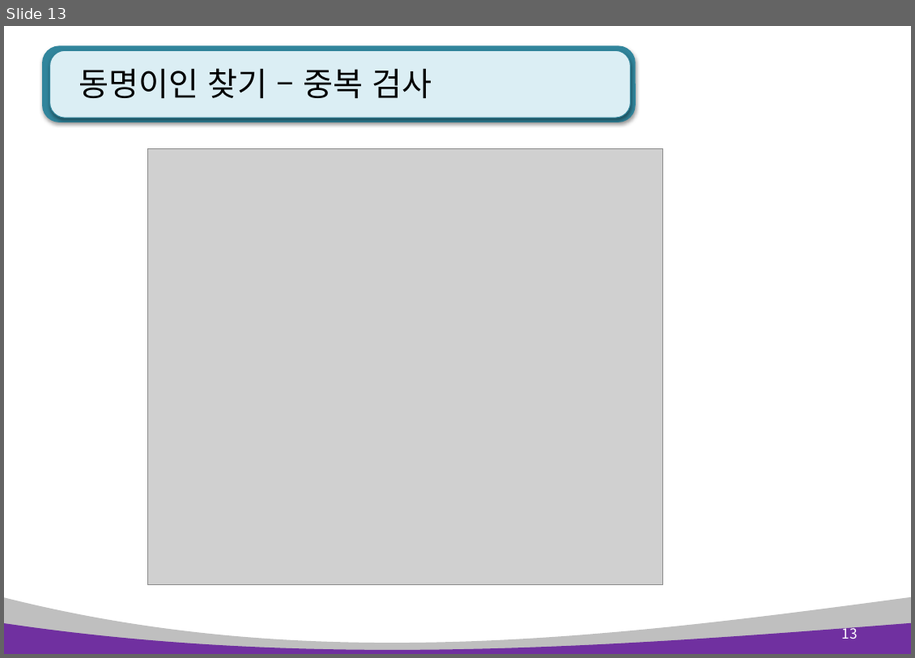
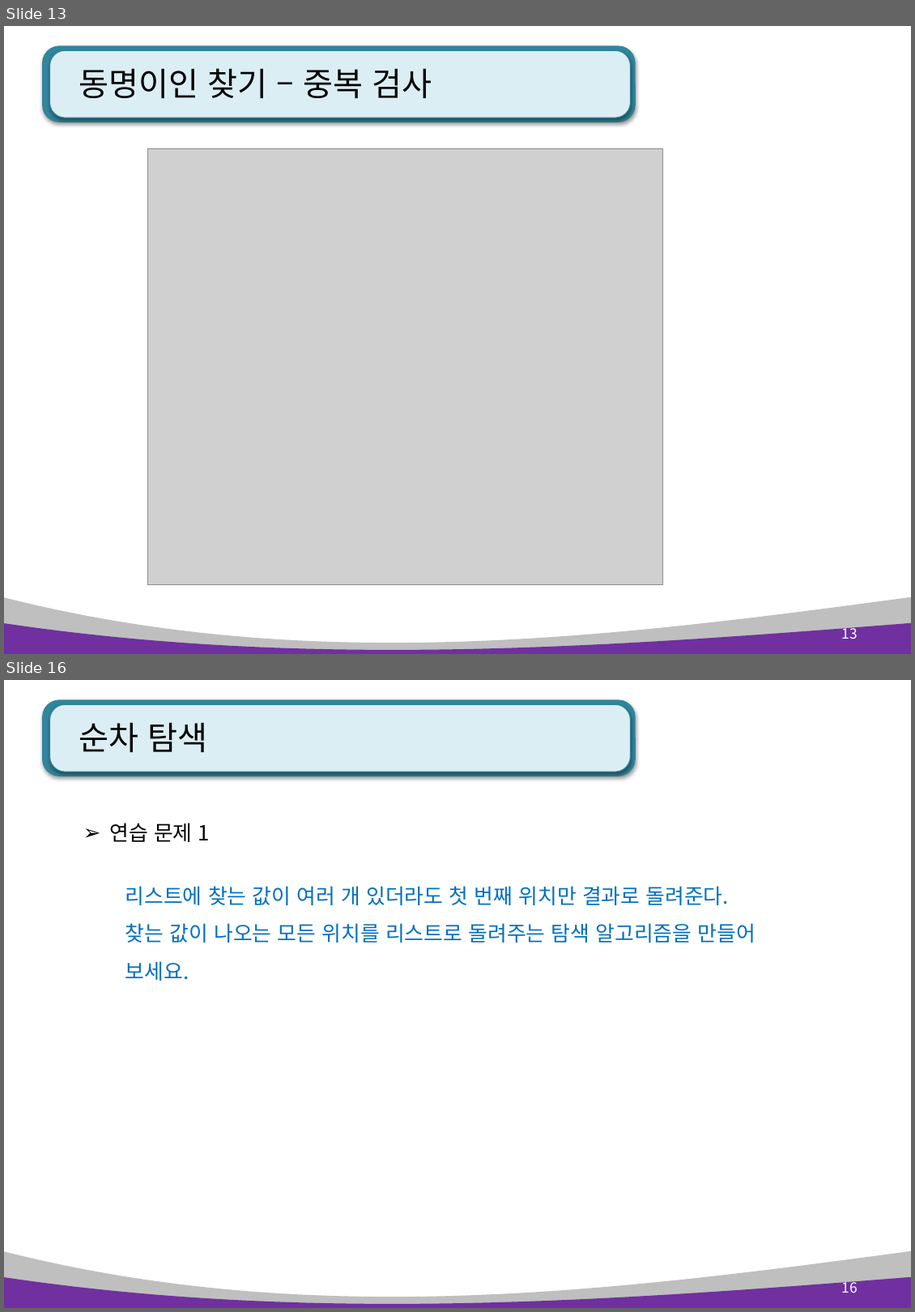
Before and after one commit to kiyongee2/green_project_web, a slide deck: python_ppt/Python 알고리즘.pptx. Shown one above the other, each under a label of ours: slide 13 before the commit, slides 13 and 16 after it; the slides between them are not shown. The pictures are 915x658 and 915x1312 pixels, drawn with LibreOffice and Linux fonts; fonts in the diff are those of the drawing; grey boxes stand for pictures. Boxes give left, top, right and bottom in pixels: in the first picture for what was removed or moved away, otherwise in the second. Text is boxed around its words. In the diff, an @@ line names an element or a change of style, - is before the commit and + after.

```diff
--- a/python_ppt/Python 알고리즘.pptx
+++ b/python_ppt/Python 알고리즘.pptx
@@ slide 16 added at (4,680,911,1308), background #FFFFFF; not listed: 4 template elements that a slide beside it also shows @@
@@ title added at (79,722,208,752), 28 pt, text #000000 @@
+순차 탐색
@@ text added at (109,823,756,981), 18 pt, text #0070C0 @@
+➢ 연습 문제 1
+  리스트에 찾는 값이 여러 개 있더라도 첫 번째 위치만 결과로 돌려준다.
+  찾는 값이 나오는 모든 위치를 리스트로 돌려주는 탐색 알고리즘을 만들어 보세요.
@@ page number added at (842,1279,857,1292), 12 pt, text #FFFFFF @@
+16
```
Also in this commit, not shown: 3 other slides added, 2 other files.
